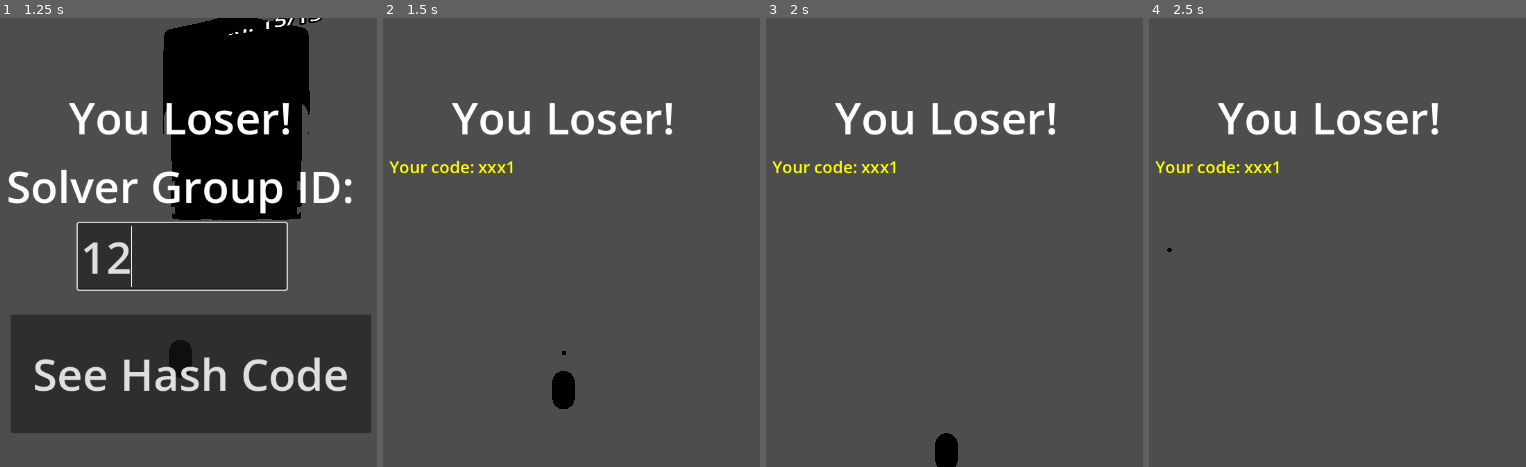
Above: before the commit, frames 1-4 (left to right).
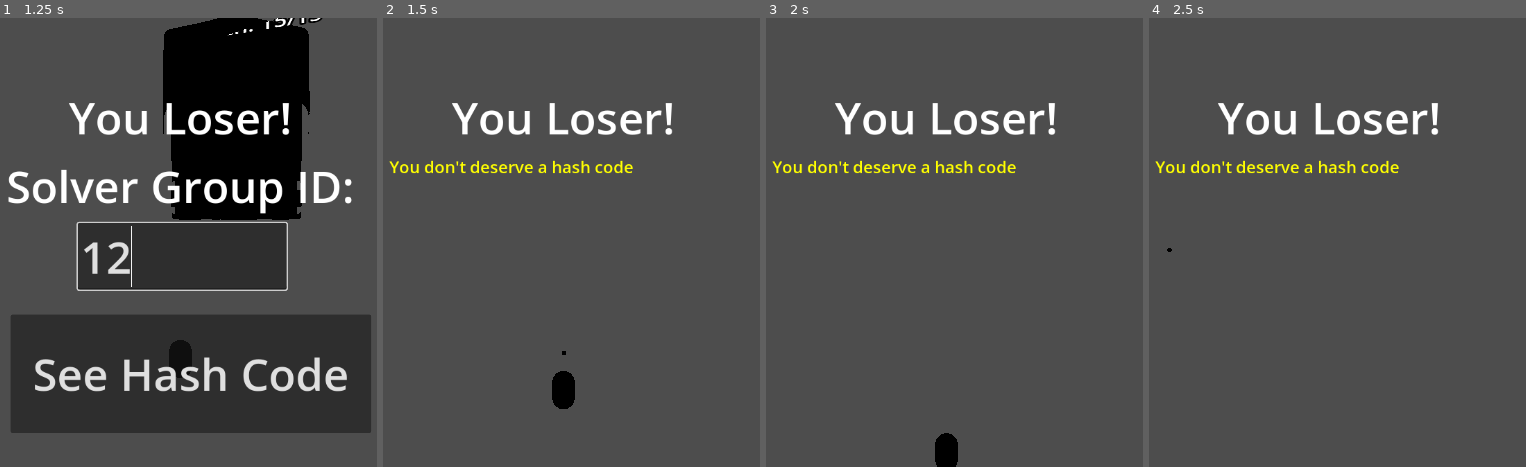
Above: after the commit, the same moments.

Repository: Parsa-1145/BugzBuzzy
Game: Godot game, scene res://preMainScene.tscn
Same seed, same stepped clock (60 frames per second), same inputs: the game is played once before the commit and once after it. This scene is started directly instead of the project's main scene.
Inputs (mouse positions are in pixels of both pictures, inside the frame that each line leads up to):
- Up to frame 1 (1.25 s): click (180, 255) at 0.52 s; type "12" at 0.6 s
- Up to frame 2 (1.5 s): click "See Hash Code" at 1.25 s
- Up to frame 3 (2 s): no input
- Up to frame 4 (2.5 s): move the mouse to (1507, 220) at 2.02 s; hold D (move_right) from 2.03 s (still down); click (1507, 220) at 2.1 s

Frame 1 is identical in both runs. In frame 2, 0.7% of the frame differs, in the area x 10-67%, y 31-35%; in frame 3, 0.7%; in frame 4, 0.7%.

Commit message:
add hash

Diff:
--- a/canvas_layer.gd
+++ b/canvas_layer.gd
@@ -20,8 +20,8 @@
 
 	# Change to the main scene
 	# Change label to hashed / hardcoded code
-	status.text = "Your code: xxx1"
-
+	if (GameManager.won): status.text = "Your code: " + generate_hash(GameManager.solver_group_id, "ECYGDCTU")
+	else: status.text = "You don't deserve a hash code"
 	# Remove other nodes
 	if is_instance_valid(name_input):
 		name_input.queue_free()
@@ -31,3 +31,13 @@
 	# Optional: center or resize status text
 	status.add_theme_color_override("font_color", Color(1, 1, 0)) # gold text
 	status.add_theme_font_size_override("font_size", 24)
+
+func generate_hash(solver_group_id: String, private_key: String) -> String:
+	var combined := solver_group_id + ":" + private_key
+	var raw := combined.sha256_buffer()
+	var b64 := Marshalls.raw_to_base64(raw)
+	b64 = b64.replace("+", "-").replace("/", "_").replace("=", "")
+	if b64.length() >= 10:
+		return b64.substr(0, 10)
+	else:
+		return b64 + "-".repeat(10 - b64.length())
